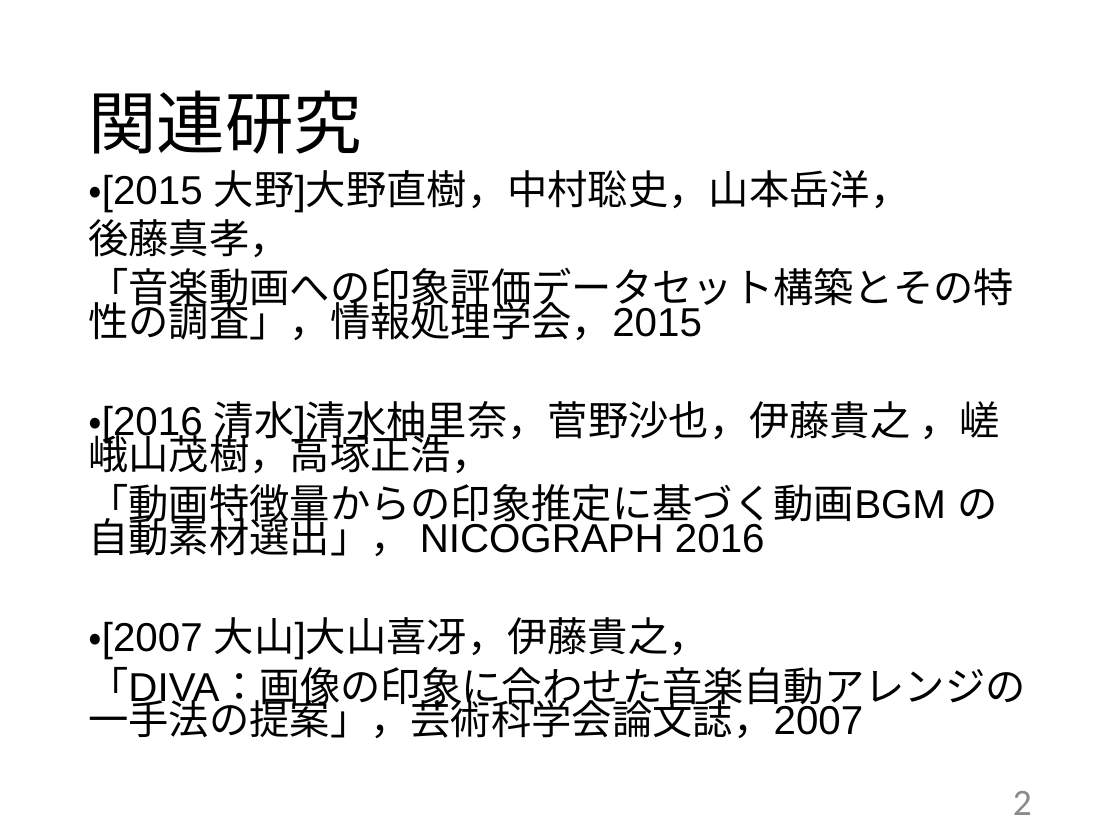
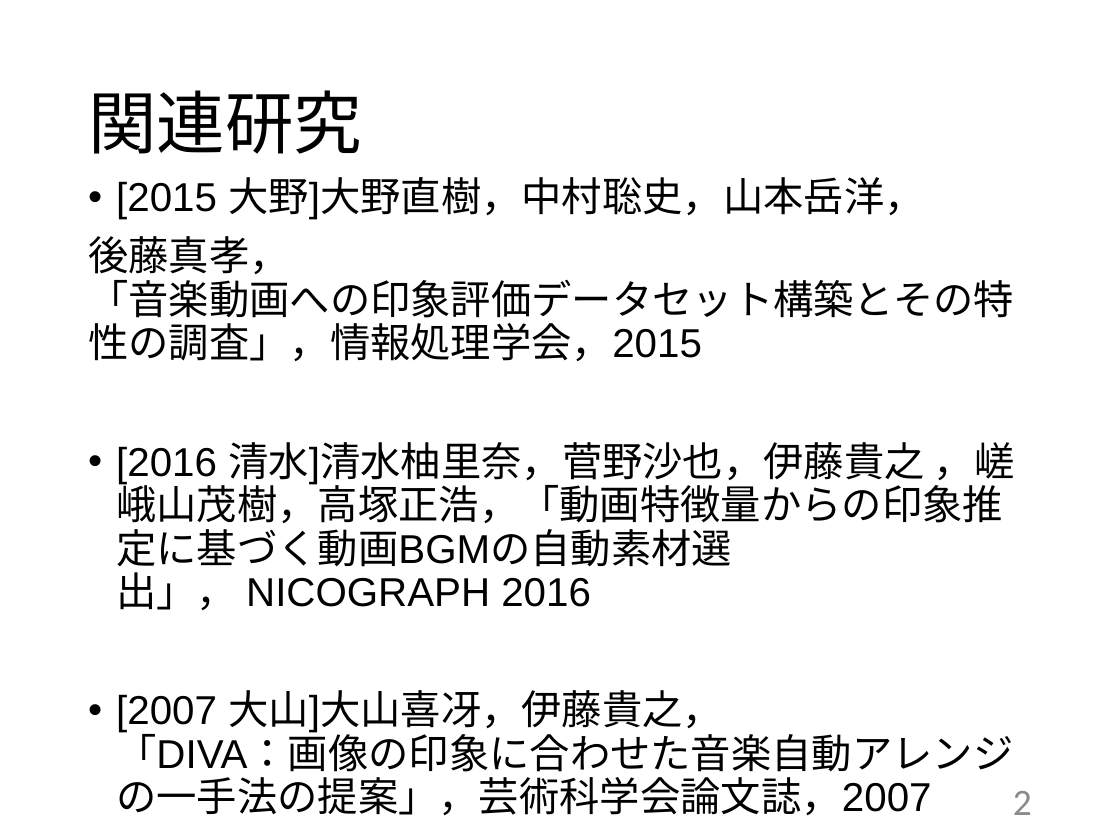
Before and after one commit to kait-takanolab/1821144-yoshii-thesis, a slide deck: slide 2 of 学部_中間発表_1821144.pptx. Drawn at 1120x840 pixels with LibreOffice and Linux fonts; fonts in the diff are those of the drawing. Boxes give left, top, right and bottom in pixels: in the first picture for what was removed or moved away, otherwise in the second. Text is boxed around its words. In the diff, an @@ line names an element or a change of style, - is before the commit and + after.

```diff
--- a/学部_中間発表_1821144.pptx
+++ b/学部_中間発表_1821144.pptx
@@ text at bbox=[88, 177, 1015, 815]: text changed @@
-・[2015 大野]大野直樹，中村聡史，山本岳洋，
-後藤真孝，
-「音楽動画への印象評価データセット構築とその特性の調査」，情報処理学会，2015
-・[2016 清水]清水柚里奈，菅野沙也，伊藤貴之 ，嵯峨山茂樹，高塚正浩，
-「動画特徴量からの印象推定に基づく動画BGM の自動素材選出」， NICOGRAPH 2016
-・[2007 大山]大山喜冴，伊藤貴之，
-「DIVA：画像の印象に合わせた音楽自動アレンジの一手法の提案」，芸術科学会論文誌，2007
+• [2015 大野]大野直樹，中村聡史，山本岳洋，
+後藤真孝，
+「音楽動画への印象評価データセット構築とその特性の調査」，情報処理学会，2015
+• [2016 清水]清水柚里奈，菅野沙也，伊藤貴之 ，嵯峨山茂樹，高塚正浩，「動画特徴量からの印象推定に基づく動画BGMの自動素材選出」， NICOGRAPH 2016
+• [2007 大山]大山喜冴，伊藤貴之，
+  「DIVA：画像の印象に合わせた音楽自動アレンジの一手法の提案」，芸術科学会論文誌，2007
```
Also in this commit, not shown: 4 other slides changed.
